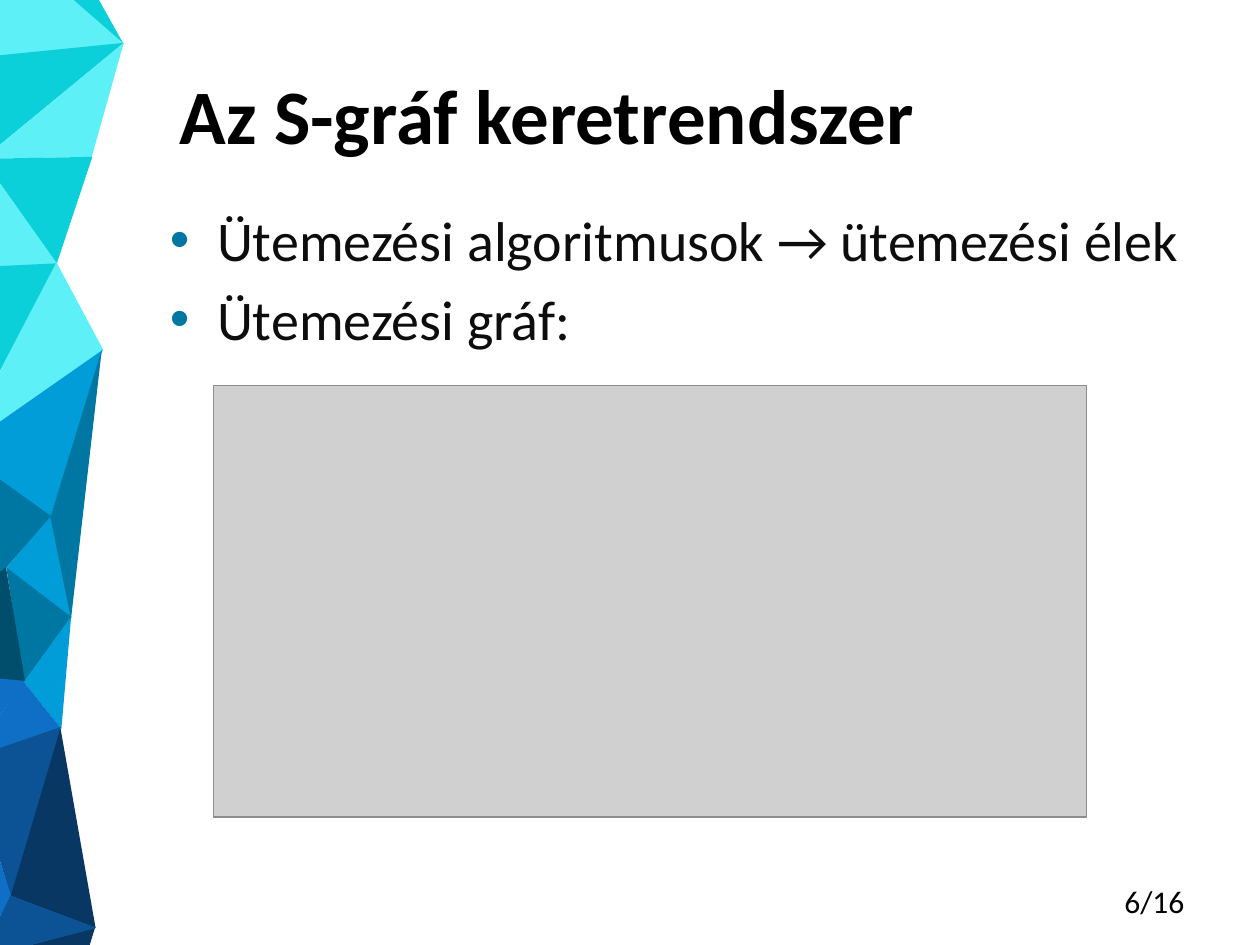
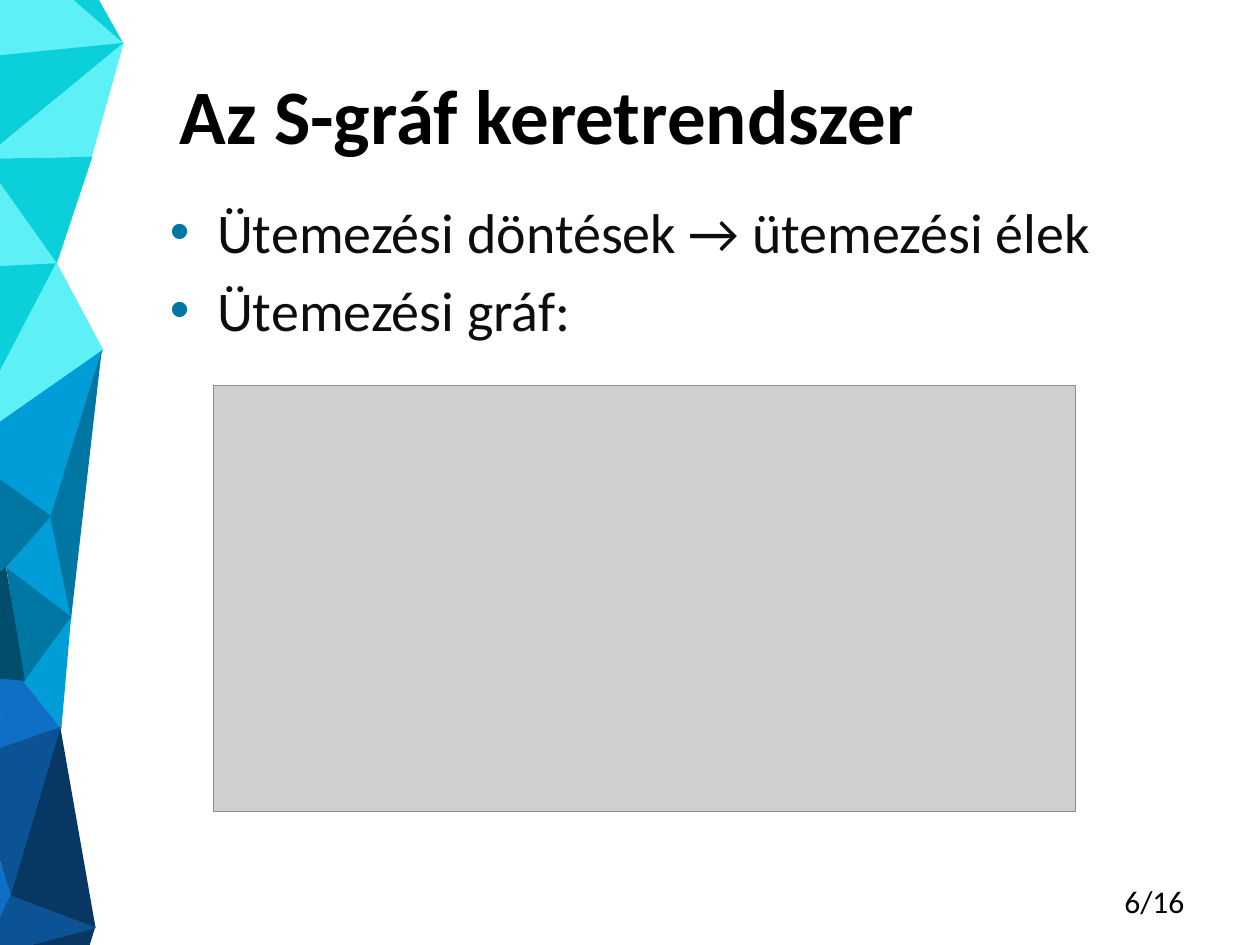
Before and after one commit to Gergo1912/Szakdolgozat, a slide deck: slide 6 of Molnar_Gergo_TDK_eloadas.pptx. Drawn at 1260x945 pixels with LibreOffice and Linux fonts; fonts in the diff are those of the drawing; grey boxes stand for pictures. Boxes give left, top, right and bottom in pixels: in the first picture for what was removed or moved away, otherwise in the second. Text is boxed around its words. In the diff, an @@ line names an element or a change of style, - is before the commit and + after.

```diff
--- a/Molnar_Gergo_TDK_eloadas.pptx
+++ b/Molnar_Gergo_TDK_eloadas.pptx
@@ text "Ütemezési döntések → ütemezési élek": place and size @@
-text "Ütemezési döntések → ütemezési élek" at [217,216,1178,350]
+text "Ütemezési döntések → ütemezési élek" at [217,208,1090,341]
@@ text at [217,208,1090,254]: text changed @@
-• Ütemezési algoritmusok → ütemezési élek
+• Ütemezési döntések → ütemezési élek
@@ picture: place and size @@
-picture at [213,386,1086,816]
+picture at [213,386,1075,811]
```
Also in this commit, not shown: 8 other slides changed, 1 slide added, 1 slide removed, 3 other files.
